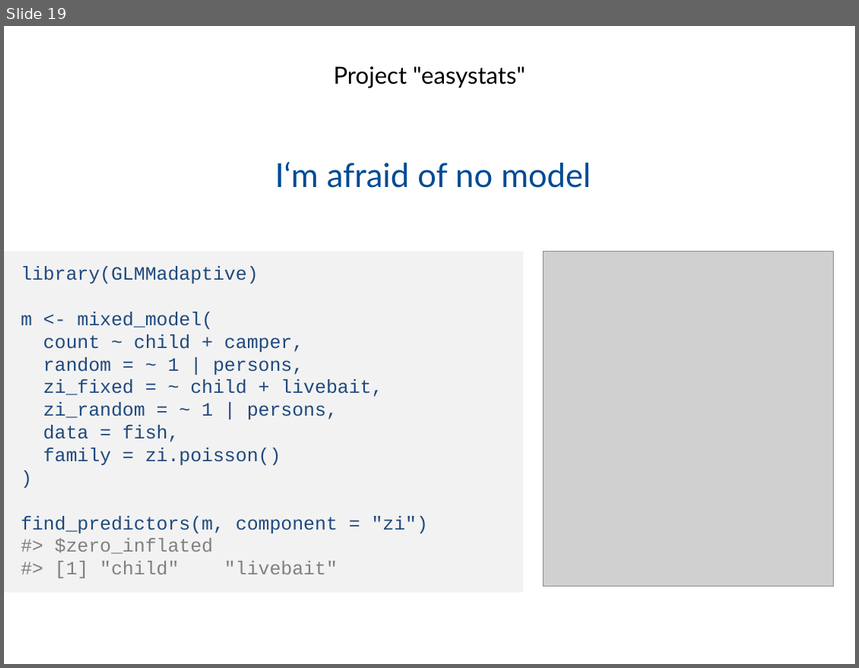
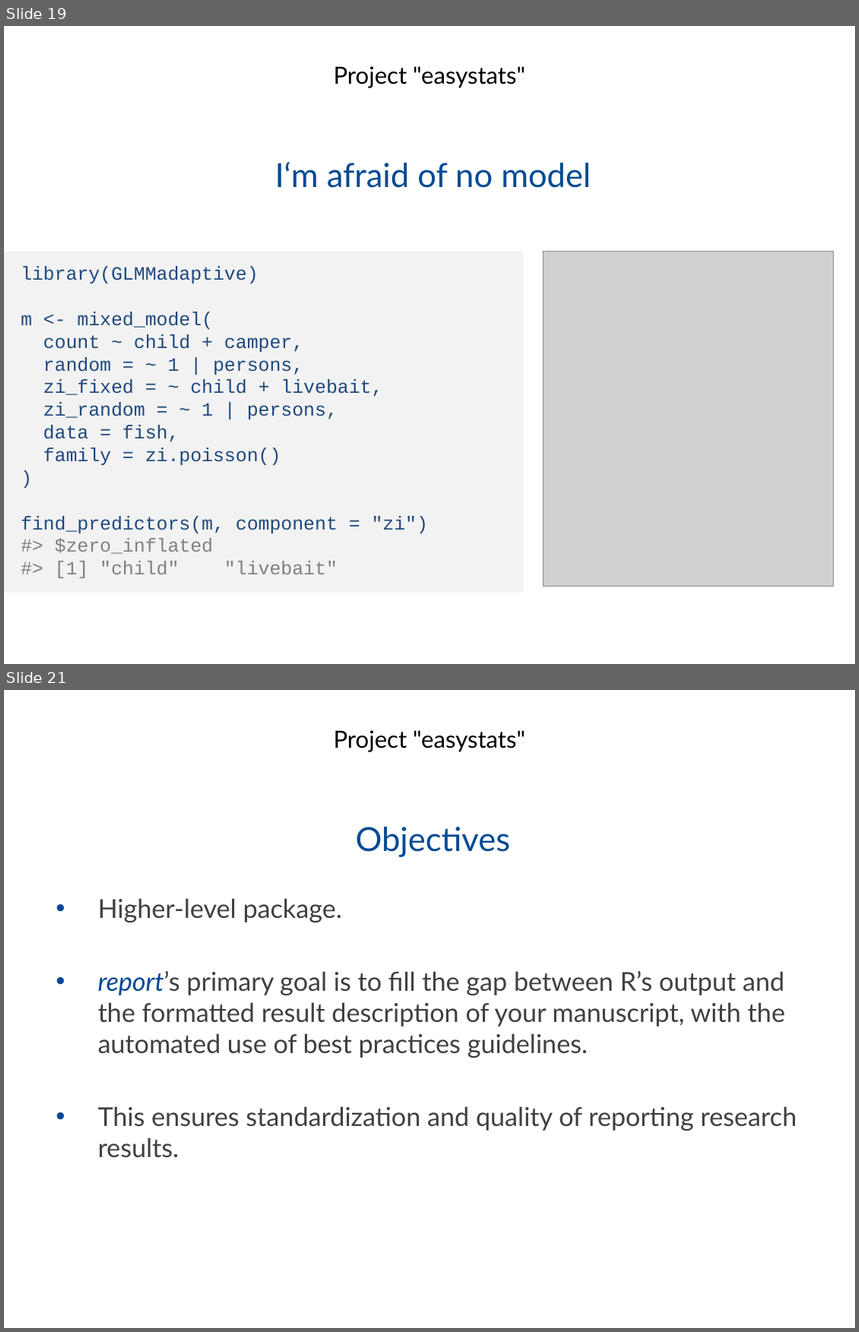
Before and after one commit to easystats/easystats, a slide deck: presentations/2019-02_Hamburg_RUG/1902 Hamburg RUG easystats.pptx. Shown one above the other, each under a label of ours: slide 19 before the commit, slides 19 and 21 after it; the slides between them are not shown. The pictures are 859x668 and 859x1332 pixels, drawn with LibreOffice and Linux fonts; fonts in the diff are those of the drawing; grey boxes stand for pictures; background and template pictures are left out. Boxes give left, top, right and bottom in pixels: in the first picture for what was removed or moved away, otherwise in the second. Text is boxed around its words. In the diff, an @@ line names an element or a change of style, - is before the commit and + after.

Commit message:
update slides (add report)

```diff
--- a/presentations/2019-02_Hamburg_RUG/1902 Hamburg RUG easystats.pptx
+++ b/presentations/2019-02_Hamburg_RUG/1902 Hamburg RUG easystats.pptx
@@ slide 21 added at [4, 690, 855, 1328], background #FFFFFF @@
@@ text added at [334, 730, 525, 752], 20 pt, text #000000 @@
+Project "easystats"
@@ title added at [356, 827, 510, 857], 28 pt, text #004A93 @@
+Objectives
@@ text added at [98, 899, 797, 1158], 22 pt, text #404040 @@
+• Higher-level package.
+• report’s primary goal is to fill the gap between R’s output and the formatted result description of your manuscript, with the automated use of best practices guidelines.
+• This ensures standardization and quality of reporting research results.
```
Also in this commit, not shown: 1 slide changed, 3 other slides added, 1 other file.
